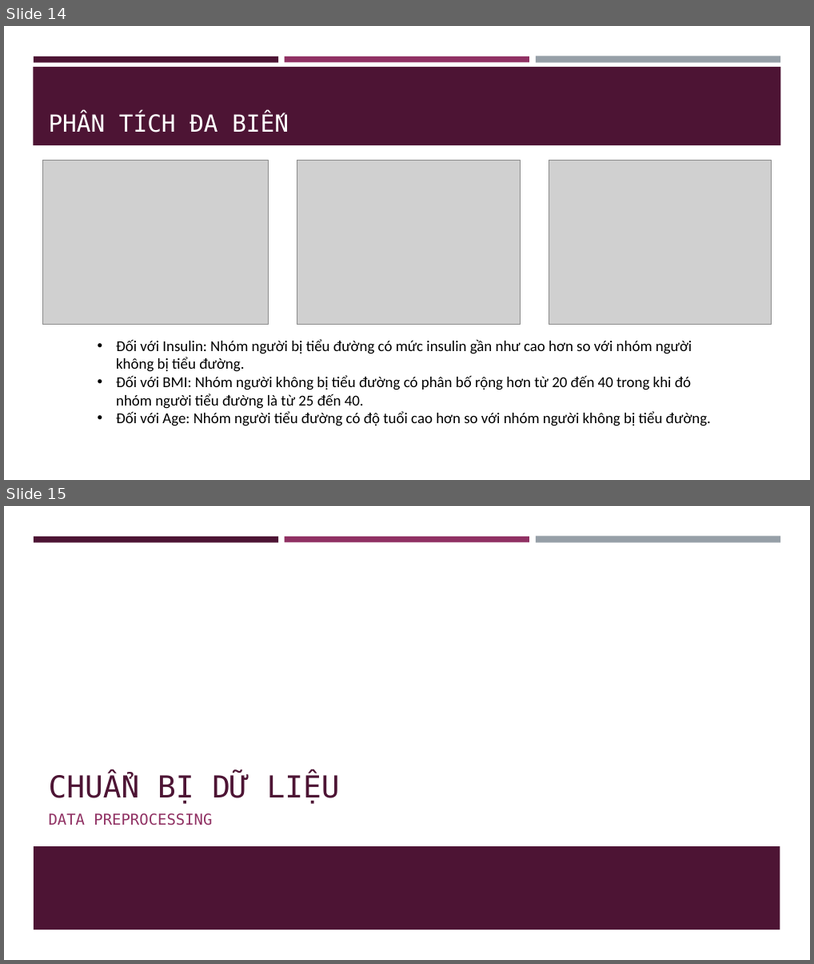
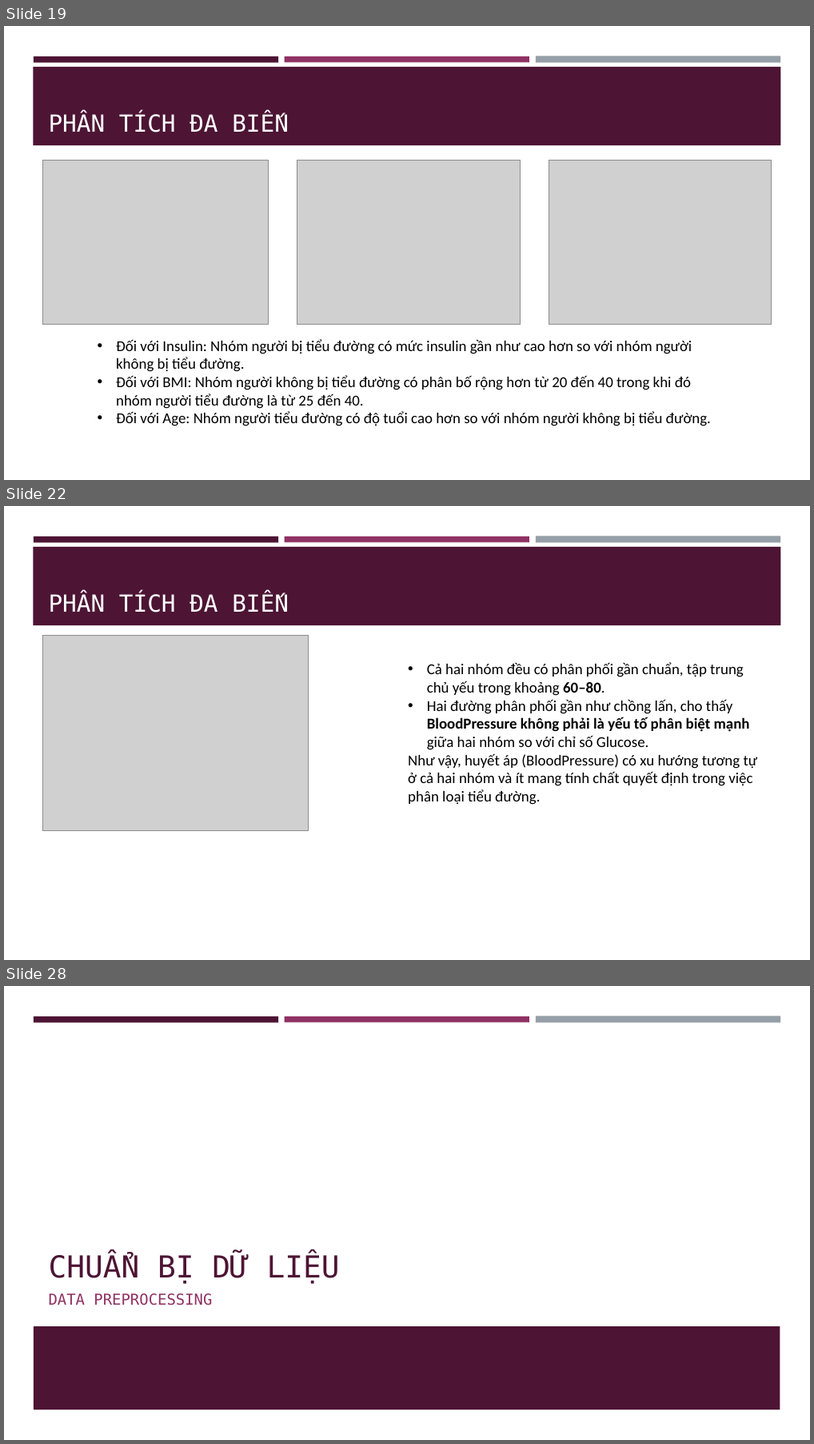
Before and after one commit to NgThanhNhanf/machine_learning, a slide deck: code/practice/lab04/EDA_Bao_cao.pptx. Shown one above the other, each under a label of ours: slides 14 and 15 before the commit, slides 19, 22 and 28 after it; the slides between them are not shown. The pictures are 814x964 and 814x1444 pixels, drawn with LibreOffice and Linux fonts; fonts in the diff are those of the drawing; grey boxes stand for pictures. Boxes give left, top, right and bottom in pixels: in the first picture for what was removed or moved away, otherwise in the second. Text is boxed around its words. In the diff, an @@ line names an element or a change of style, - is before the commit and + after.

```diff
--- a/code/practice/lab04/EDA_Bao_cao.pptx
+++ b/code/practice/lab04/EDA_Bao_cao.pptx
@@ slide 22 added at (4,506,810,960), background #FFFFFF; not listed: 4 template elements that a slide beside it also shows @@
@@ title added at (49,592,218,612), 28 pt, text #FFFFFF @@
+PHÂN TÍCH ĐA BIẾN
@@ picture added at (42,635,309,831) @@
@@ text added at (408,662,758,804), 18 pt, text #000000 @@
+• Cả hai nhóm đều có phân phối gần chuẩn, tập trung chủ yếu trong khoảng 60–80.
+• Hai đường phân phối gần như chồng lấn, cho thấy BloodPressure không phải là yếu tố phân biệt mạnh giữa hai nhóm so với chỉ số Glucose.
+Như vậy, huyết áp (BloodPressure) có xu hướng tương tự ở cả hai nhóm và ít mang tính chất quyết định trong việc phân loại tiểu đường.
@@ what was slide 14 is now slide 19 @@
@@ what was slide 15 is now slide 28 @@
```
Also in this commit, not shown: 6 slides changed, 13 other slides added, 1 slide removed, 22 other files.
